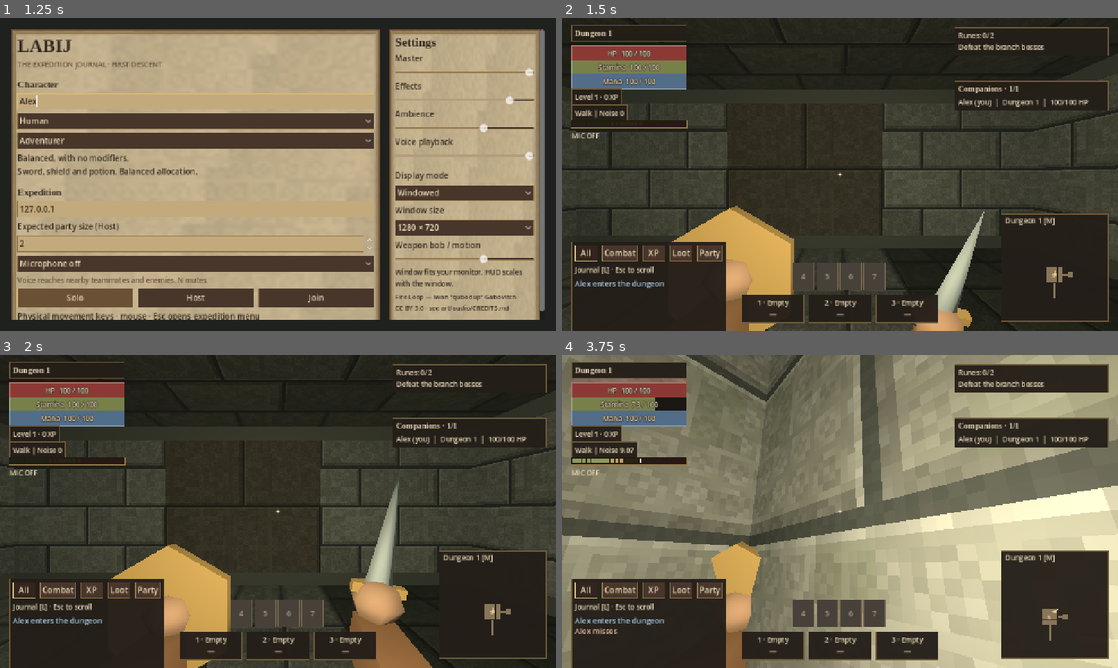
Above: before the commit, frames 1-4 (two rows, left to right).
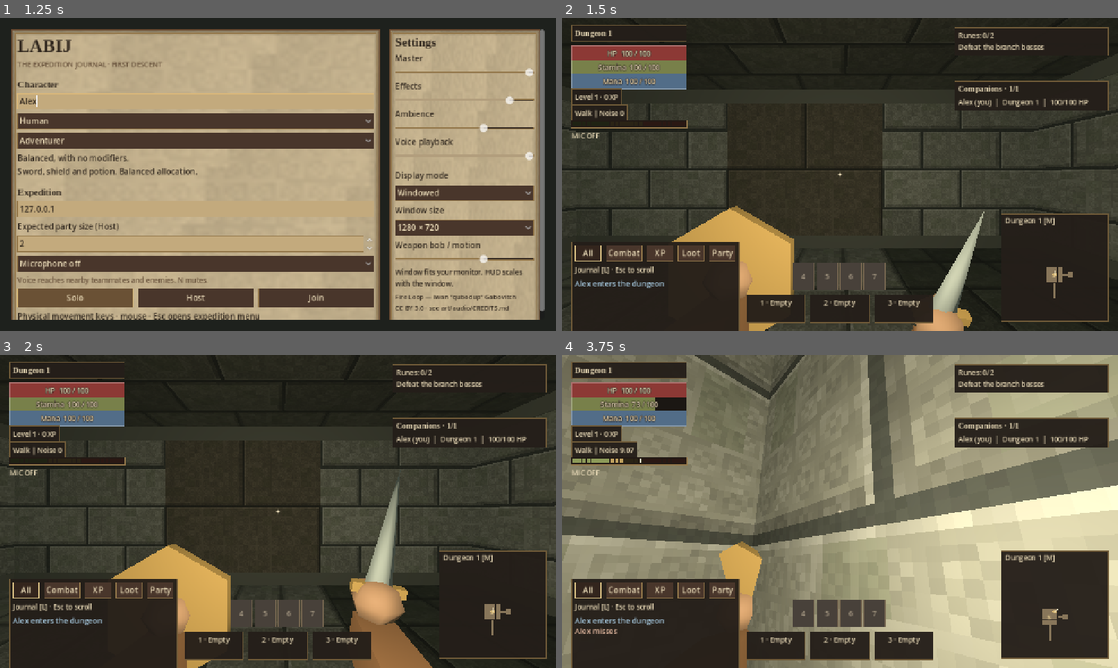
Above: after the commit, the same moments.

Repository: tdonnenfeld/LABIJ
Game: Godot game, scene res://game/main.tscn
Same seed, same stepped clock (60 frames per second), same inputs: the game is played once before the commit and once after it. Sound files missing from this copy of the repository are replaced by a short silence.
Inputs (mouse positions are in pixels of both pictures, inside the frame that each line leads up to):
- Up to frame 1 (1.25 s): click (194, 102) at 0.52 s; type "Alex" at 0.6 s
- Up to frame 2 (1.5 s): click "Solo" at 1.25 s
- Up to frame 3 (2 s): no input
- Up to frame 4 (3.75 s): click "All" at 2 s; tap Enter at 2.75 s; move the mouse to (867, 511) at 2.77 s; hold Shift 2.78-3.53 s; hold W from 2.78 s (still down); click (867, 511) at 2.92 s; move the mouse to (812, 511) at 3.52 s; tap 0 at 3.6 s

Frame 1 is identical in both runs. In frame 2, 1.8% of the frame differs, in the area x 3-68%, y 71-100%; in frame 3, 1.8%; in frame 4, 7.2%, in the area x 0-100%, y 0-100%.

Commit message:
Limit contextual prompt height and keep ammunition in peripheral status

Diff:
--- a/game/main.gd
+++ b/game/main.gd
@@ -166,8 +166,8 @@
 		interaction_prompt.set_anchors_and_offsets_preset(Control.PRESET_CENTER)
 		interaction_prompt.offset_left = -205
 		interaction_prompt.offset_right = 205
-		interaction_prompt.offset_top = 40
-		interaction_prompt.offset_bottom = 76
+		interaction_prompt.offset_top = 24
+		interaction_prompt.offset_bottom = 58
 		interaction_prompt.horizontal_alignment = HORIZONTAL_ALIGNMENT_CENTER
 		interaction_prompt.autowrap_mode = TextServer.AUTOWRAP_WORD_SMART
 		Parchment.plate(interaction_prompt, 14)
@@ -231,7 +231,7 @@
 		log_panel.offset_left = 16
 		log_panel.offset_top = -154
 		log_panel.offset_bottom = -16
-		log_panel.offset_right = 284
+		log_panel.offset_right = 306
 		log_panel.hide()
 		party_panel = PartyPanel.new()
 		layer.add_child(party_panel)
@@ -244,8 +244,8 @@
 		action_bar.mouse_filter = Control.MOUSE_FILTER_IGNORE
 		layer.add_child(action_bar)
 		action_bar.set_anchors_and_offsets_preset(Control.PRESET_CENTER_BOTTOM)
-		action_bar.offset_left = -170
-		action_bar.offset_right = 170
+		action_bar.offset_left = -162
+		action_bar.offset_right = 162
 		action_bar.offset_top = -64
 		action_bar.offset_bottom = -12
 		for i in range(3):
@@ -1089,7 +1089,7 @@
 				var node: Array = local.Skills.Talents.find(ability)
 				var cooldown: float = local.skills.cooldowns.get(ability, 0.0)
 				var slot := action_slots[i]
-				slot.text = "%s · %s\n%s" % [settings.label("ability%d" % (i + 1)), "Empty" if node.is_empty() else node[2], "%.1fs" % cooldown if cooldown > 0 else ("—" if node.is_empty() else "Ready")]
+				slot.text = "%s · %s\n%s" % [settings.label("ability%d" % (i + 1)), "Empty" if node.is_empty() else node[2], "%.1fs" % cooldown if cooldown > 0 else ("" if node.is_empty() else "Ready")]
 				slot.modulate = Color("#b8a88b") if cooldown > 0 else Color.WHITE
 			if skills_ui and skills_ui.visible:
 				skills_ui.refresh(local.skills.state(), world.safe(local), local.inventory.state())
@@ -1104,6 +1104,8 @@
 		if hud:
 			var route: Dictionary = world.route_at(local.floor_id, local.position)
 			hud.text = World.Routes.NAMES[local.floor_id]
+			if Catalog.get_item(local.inventory.weapon).projectile_speed > 0:
+				xp_label.text += " · %d arrows" % local.inventory.count("arrows")
 			var hints: PackedStringArray = []
 			if local.health > 0:
 				if not route.is_empty():
@@ -1121,13 +1123,11 @@
 					hints.append("%s · LMB cast · 0 weapon" % local.selected_spell.capitalize())
 				elif local.bow_drawing:
 					hints.append("Draw: %d%%" % roundi(local.bow_charge * 100.0))
-				if Catalog.get_item(local.inventory.weapon).projectile_speed > 0:
-					hints.append("Arrows: %d" % local.inventory.count("arrows"))
 				if trade_panel.session.get("incoming", false):
 					hints.append("%s: Trade invitation" % settings.label("trade"))
 			else:
 				hints.append("Downed")
-			interaction_prompt.text = "\n".join(hints)
+			interaction_prompt.text = "\n".join(hints.slice(0, 3))
 			interaction_prompt.visible = not hints.is_empty() and not inventory_ui.visible and not skills_ui.visible and not trade_panel.visible and not escape_menu.visible
 			update_objective_hud(local_id)
 
